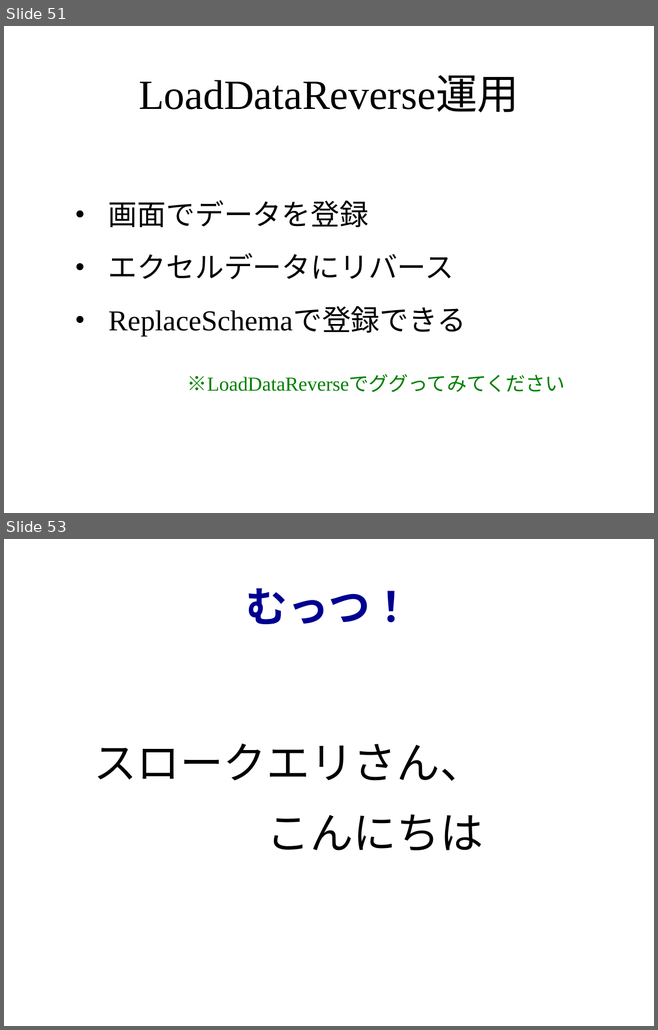
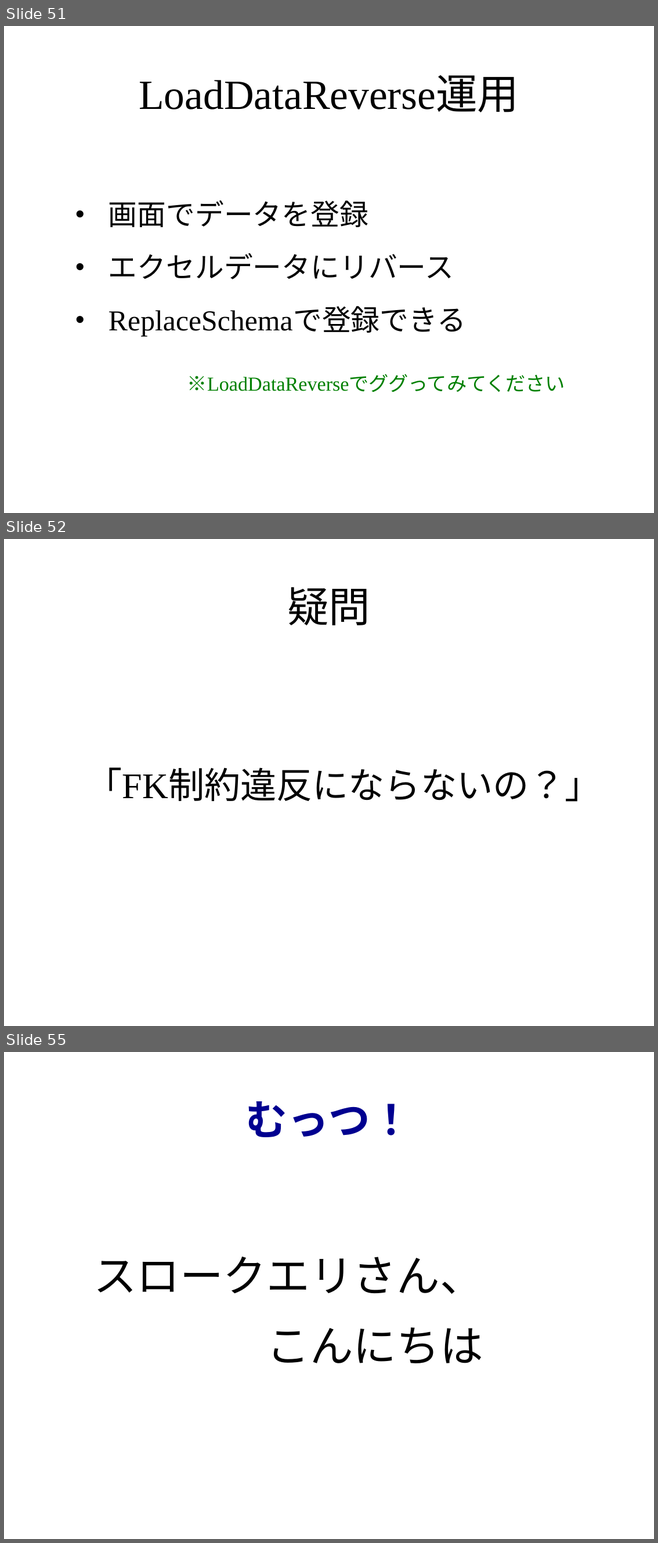
Before and after one commit to seasarorg/dbflute-office, a slide deck: dbflute-backstage/misc/session/jjug/jjug-bizreach-dbflute.pptx. Shown one above the other, each under a label of ours: slides 51 and 53 before the commit, slides 51, 52 and 55 after it; the slides between them are not shown. The pictures are 658x1030 and 658x1543 pixels, drawn with LibreOffice and Linux fonts; fonts in the diff are those of the drawing; background and template pictures are left out. Boxes give left, top, right and bottom in pixels: in the first picture for what was removed or moved away, otherwise in the second. Text is boxed around its words. In the diff, an @@ line names an element or a change of style, - is before the commit and + after.

```diff
--- a/dbflute-backstage/misc/session/jjug/jjug-bizreach-dbflute.pptx
+++ b/dbflute-backstage/misc/session/jjug/jjug-bizreach-dbflute.pptx
@@ slide 52 added at box(4, 539, 654, 1026), background picture (left out) @@
@@ title added at box(287, 587, 370, 625), 46 pt, text #000000 @@
+疑問
@@ text added at box(86, 768, 601, 802), 40 pt, text #000000 @@
+「FK制約違反にならないの？」
@@ what was slide 53 is now slide 55 @@
```
Also in this commit, not shown: 1 slide changed, 4 other slides added.
